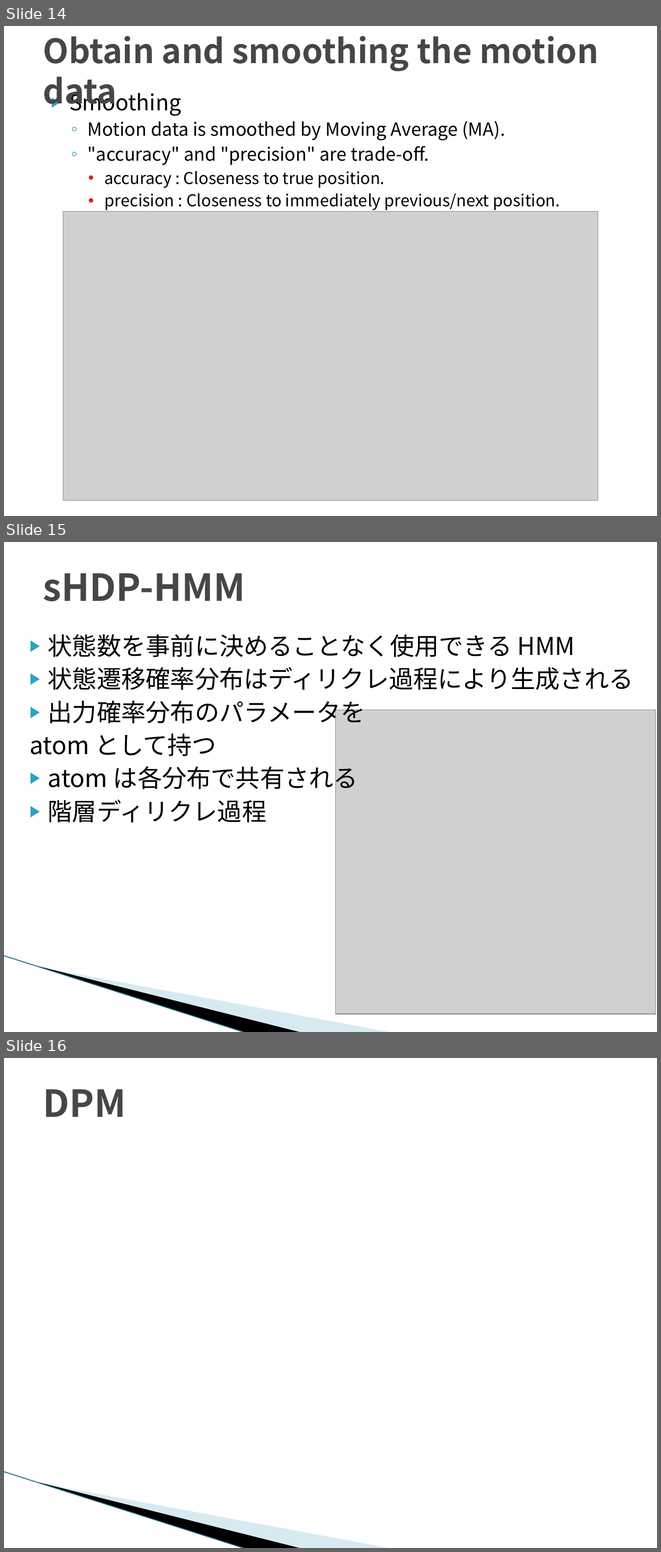
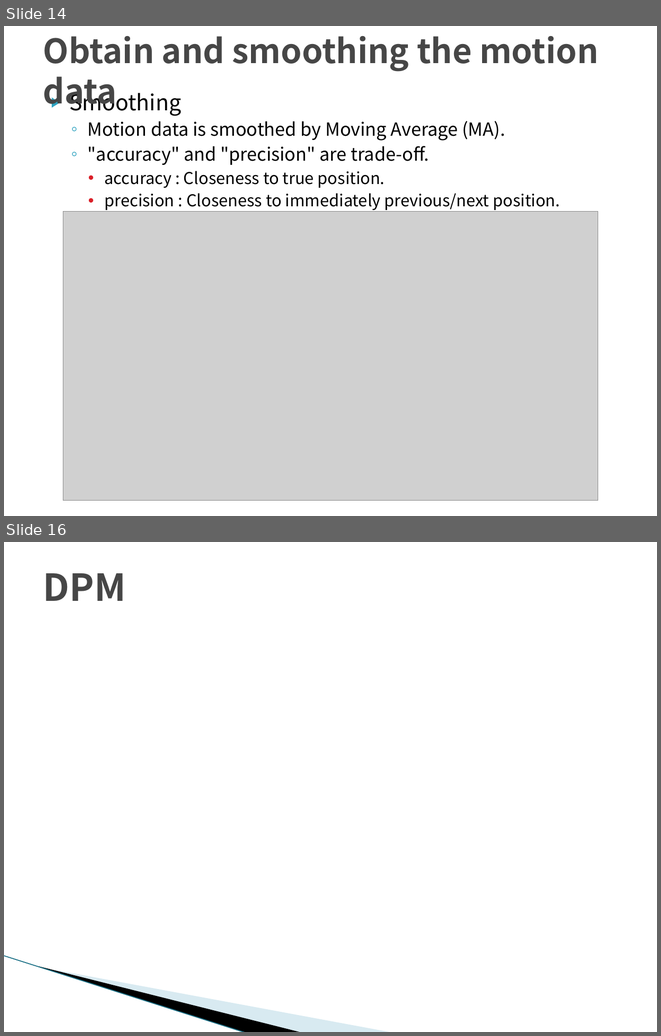
Before and after one commit to TetsuyaKomota/MyMasterStudies, a slide deck: slides/seminar_20170111.pptx. Shown one above the other, each under a label of ours: slides 14, 15 and 16 before the commit, slides 14 and 16 after it; the slides between them are not shown. The pictures are 661x1552 and 661x1036 pixels, drawn with LibreOffice and Linux fonts; fonts in the diff are those of the drawing; grey boxes stand for pictures; background and template pictures are left out. Boxes give left, top, right and bottom in pixels: in the first picture for what was removed or moved away, otherwise in the second. Text is boxed around its words. In the diff, an @@ line names an element or a change of style, - is before the commit and + after.

```diff
--- a/slides/seminar_20170111.pptx
+++ b/slides/seminar_20170111.pptx
@@ slide 15 removed at (4,542,657,1032), background #FFFFFF; not listed: 3 template elements that a slide beside it also shows @@
@@ title removed at (43,573,245,601) @@
-sHDP-HMM
@@ text removed at (29,634,634,822) @@
-▶ 状態数を事前に決めることなく使用できる HMM
-▶ 状態遷移確率分布はディリクレ過程により生成される
-▶ 出力確率分布のパラメータを
-atom として持つ
-▶ atom は各分布で共有される
-▶ 階層ディリクレ過程
@@ picture removed at (336,710,656,1014) @@
```
Also in this commit, not shown: 1 slide changed, 1 slide added.
